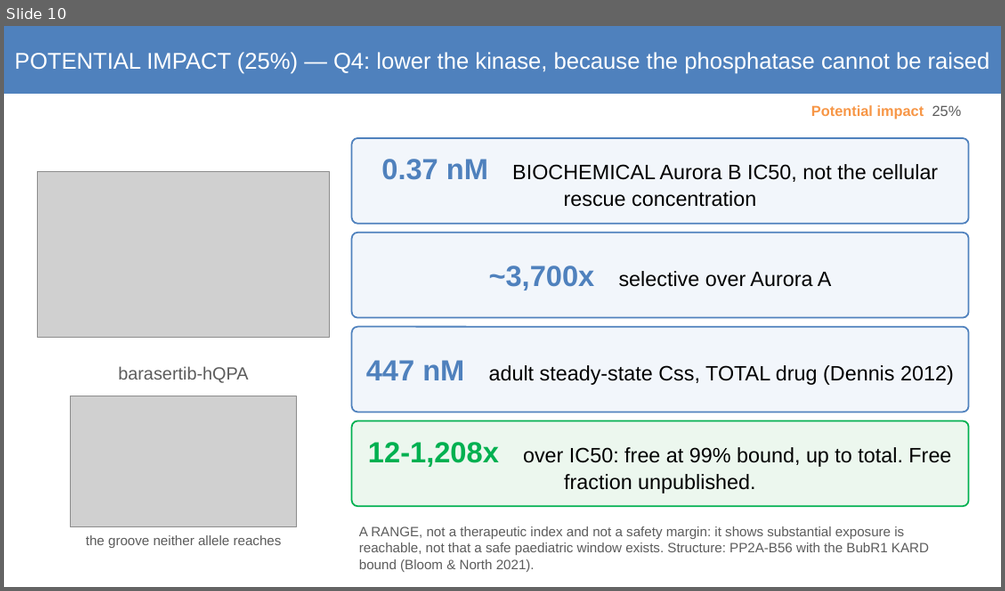
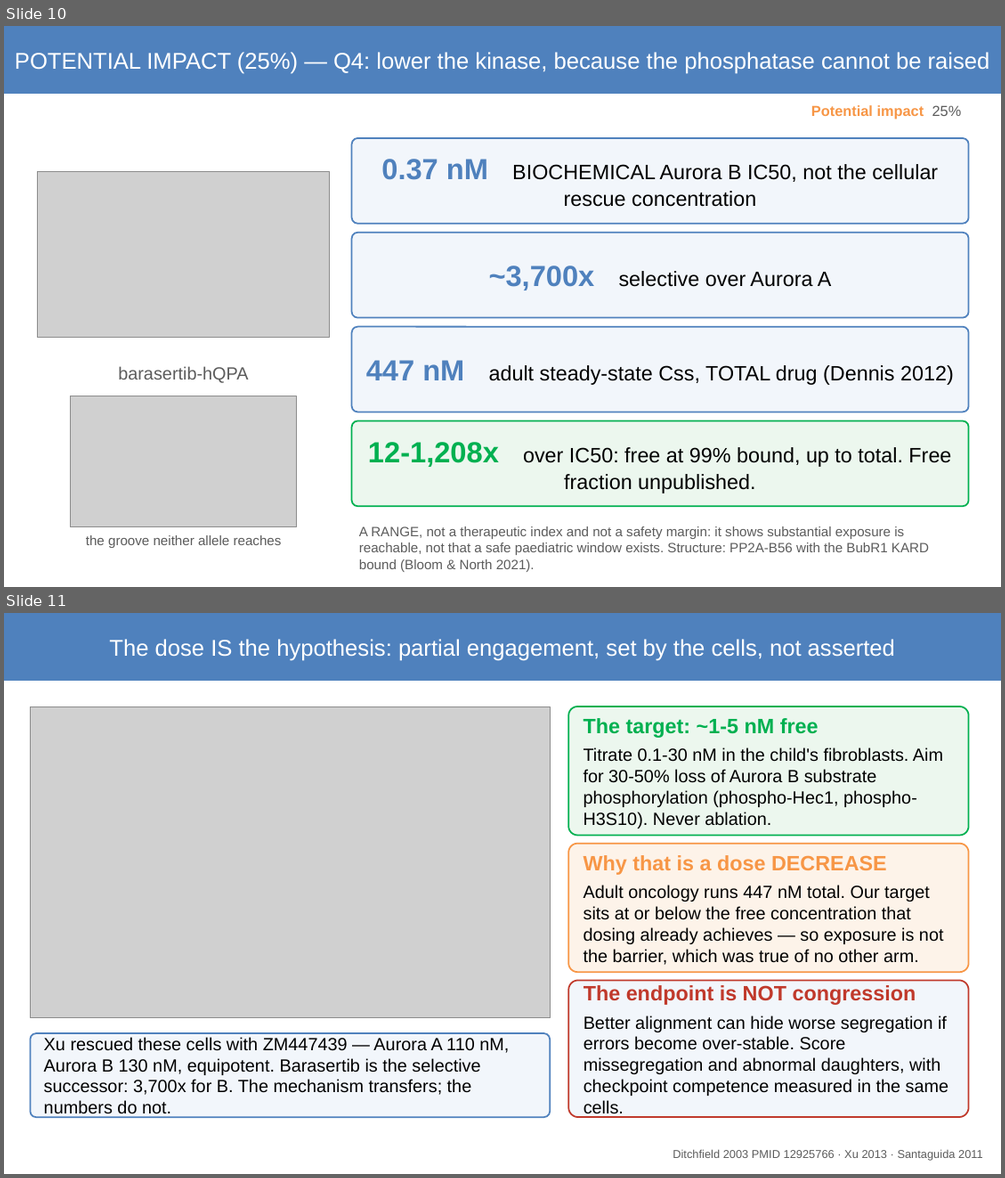
Before and after one commit to asheus/mva-track2-2026, a slide deck: docs/mva/MVA-Track2.pptx. Shown one above the other, each under a label of ours: slide 10 before the commit, slides 10 and 11 after it. The pictures are 1005x591 and 1005x1178 pixels, drawn with LibreOffice and Linux fonts; fonts in the diff are those of the drawing; grey boxes stand for pictures. Boxes give left, top, right and bottom in pixels: in the first picture for what was removed or moved away, otherwise in the second. Text is boxed around its words. In the diff, an @@ line names an element or a change of style, - is before the commit and + after.

Commit message:
README: the thinking, the decisions, the dose, Track 1, the rubric case and the moonshot
Adds the workflow figure (five parallel evidence channels, a human making
the four calls no engine made, adversarial review feeding every break back
to the top), the Track 1 derivation, an explicit mapping to the judging
rubric, and the trans-RNA moonshot with its circRNA half-life argument.

States the dose rather than gesturing at a window: ~1-5 nM free, titrated
to 30-50% loss of Aurora B substrate phosphorylation, with missegregation
rather than congression as the endpoint. Names the ZM447439 relationship
honestly (equipotent on Aurora A and B; barasertib is the selective
successor, so the mechanism transfers and the numbers do not).

```diff
--- a/docs/mva/MVA-Track2.pptx
+++ b/docs/mva/MVA-Track2.pptx
@@ slide 11 added at (4, 613, 1001, 1174), background #FFFFFF @@
@@ rectangle added at (4, 613, 1001, 681), fill #4F81BD, 22 pt, text #FFFFFF @@
+The dose IS the hypothesis: partial engagement, set by the cells, not asserted
@@ picture added at (30, 706, 550, 1018) @@
@@ rounded rectangle added at (568, 706, 969, 835), fill #ECF7EE, outline #00B050 1.5 pt, 17 pt, text #000000 @@
+The target: ~1-5 nM free
+Titrate 0.1-30 nM in the child's fibroblasts. Aim for 30-50% loss of Aurora B substrate phosphorylation (phospho-Hec1, phospho-H3S10). Never ablation.
@@ rounded rectangle added at (568, 844, 969, 972), fill #FDF3E9, outline #F79646 1.5 pt, 17 pt, text #000000 @@
+Why that is a dose DECREASE
+Adult oncology runs 447 nM total. Our target sits at or below the free concentration that dosing already achieves — so exposure is not the barrier, which was true of no other arm.
@@ rounded rectangle added at (568, 981, 969, 1117), fill #F2F6FB, outline #C0392B 1.5 pt, 17 pt, text #000000 @@
+The endpoint is NOT congression
+Better alignment can hide worse segregation if errors become over-stable. Score missegregation and abnormal daughters, with checkpoint competence measured in the same cells.
@@ rounded rectangle added at (30, 1033, 550, 1117), fill #F2F6FB, outline #4F81BD 1.5 pt, 17 pt, text #000000 @@
+Xu rescued these cells with ZM447439 — Aurora A 110 nM, Aurora B 130 nM, equipotent. Barasertib is the selective successor: 3,700x for B. The mechanism transfers; the numbers do not.
@@ text added at (672, 1149, 983, 1159), 11 pt, text #5C5C5C @@
+Ditchfield 2003 PMID 12925766 · Xu 2013 · Santaguida 2011
```
Also in this commit, not shown: 1 slide removed, 4 other files.
